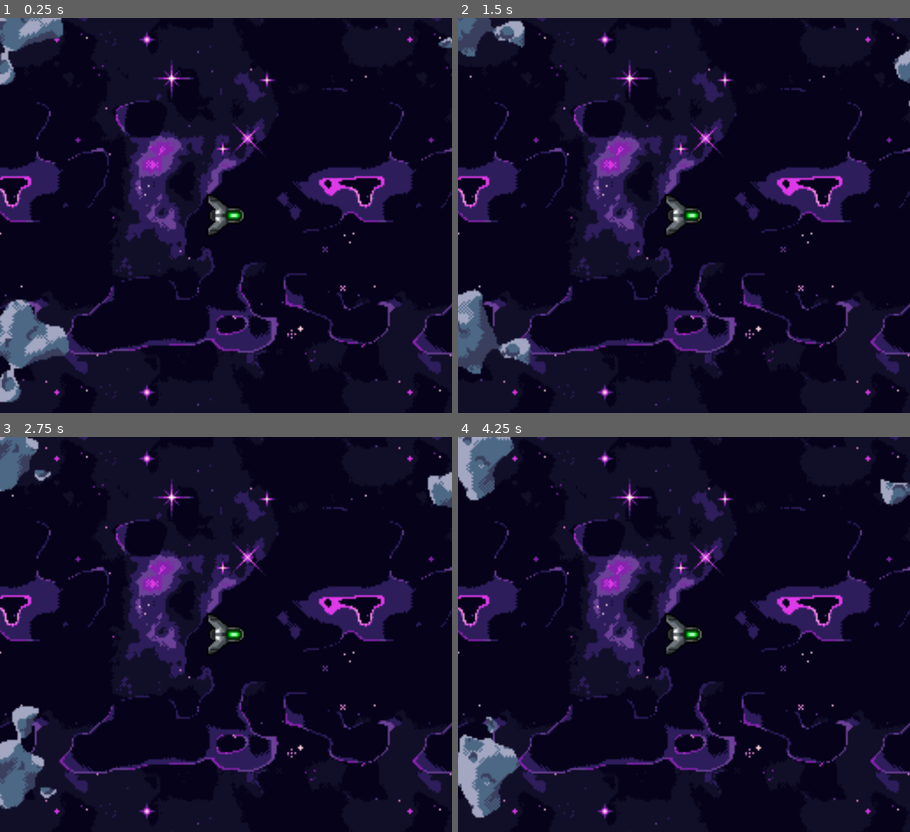
Above: before the commit, frames 1-4 (two rows, left to right).
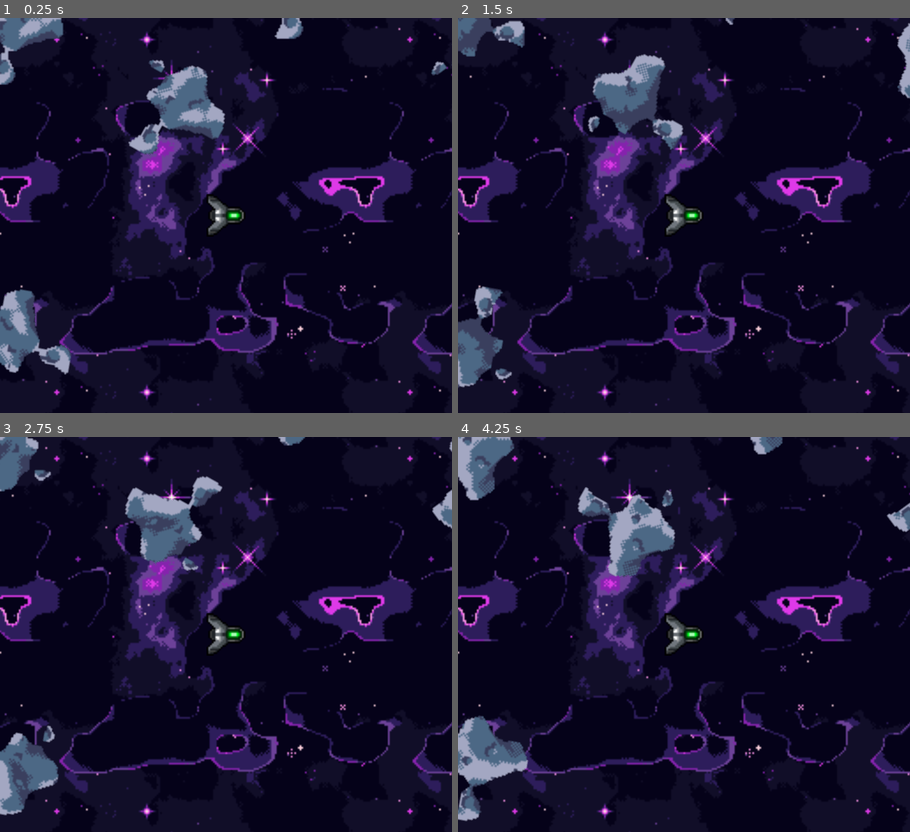
Above: after the commit, the same moments.

Repository: sirbrillig/take-the-sky-godot
Game: Godot game, scene res://scenes/space.tscn
The game is run twice, just before and just after one commit, with the same random seed, the same clock (stepped at 60 frames per second) and the same inputs.
Inputs:
- Up to frame 1 (0.25 s): no input
- Up to frame 2 (1.5 s): no input
- Up to frame 3 (2.75 s): no input
- Up to frame 4 (4.25 s): no input

The runs differ from the first frame. In frame 1, 5.0% of the frame differs, in the area x 0-100%, y 0-98%; in frame 2, 4.7%; in frame 3, 4.9%; in frame 4, 5.5%.

Commit message:
Stop when hitting asteroids (and add more asteroids)

Diff:
--- a/scenes/player_ship.tscn
+++ b/scenes/player_ship.tscn
@@ -5,9 +5,9 @@
 [sub_resource type="GDScript" id="GDScript_0a6g6"]
 script/source = "extends CharacterBody2D
 
-@export var acceleration_rate: float = 10
+@export var acceleration_rate: float = 5
 @export var max_velocity: float = 60
-@export var rotation_rate: float = 0.1
+@export var rotation_rate: float = 0.06
 
 enum RotationDirection {CLOCKWISE, COUNTERCLOCKWISE}
 
@@ -20,7 +20,9 @@
 	if Input.is_action_pressed(\"ui_up\"):
 		velocity = adjust_speed_for_rotation()
 
-	move_and_slide()
+	var collision = move_and_collide(velocity * delta)
+	if collision:
+		velocity = Vector2(0,0)
 
 func adjust_speed_for_rotation():
 	return Vector2(
@@ -40,6 +42,7 @@
 
 [node name="PlayerShip" type="CharacterBody2D"]
 position = Vector2(8, -8)
+motion_mode = 1
 script = SubResource("GDScript_0a6g6")
 metadata/_edit_group_ = true
 
@@ -54,3 +57,6 @@
 [node name="CollisionShape2D" type="CollisionShape2D" parent="."]
 position = Vector2(1.5, -0.0228748)
 shape = SubResource("RectangleShape2D_q0ngl")
+
+[node name="RayCast2D" type="RayCast2D" parent="."]
+target_position = Vector2(40, 0)
--- a/scenes/space.tscn
+++ b/scenes/space.tscn
@@ -28,37 +28,117 @@
 
 [node name="PlayerShip" parent="." instance=ExtResource("2_6mlfo")]
 position = Vector2(123.295, 107.231)
+wall_min_slide_angle = 2.33525
 
-[node name="Asteroid" parent="." instance=ExtResource("3_tsrvc")]
+[node name="WorldBoundary" type="StaticBody2D" parent="."]
 
-[node name="Asteroid2" parent="." instance=ExtResource("3_tsrvc")]
-position = Vector2(267.679, 24.1942)
-
-[node name="Asteroid3" parent="." instance=ExtResource("3_tsrvc")]
-position = Vector2(329.228, 165.789)
-
-[node name="Asteroid4" parent="." instance=ExtResource("3_tsrvc")]
-position = Vector2(224.685, 253.171)
-
-[node name="Asteroid5" parent="." instance=ExtResource("3_tsrvc")]
-position = Vector2(3.22725, 179.978)
-
-[node name="StaticBody2D" type="StaticBody2D" parent="."]
-
-[node name="CollisionShape2D" type="CollisionShape2D" parent="StaticBody2D"]
-position = Vector2(111, 597)
+[node name="CollisionShape2D" type="CollisionShape2D" parent="WorldBoundary"]
+position = Vector2(113, 588)
 shape = SubResource("WorldBoundaryShape2D_u55q4")
 
-[node name="CollisionShape2D2" type="CollisionShape2D" parent="StaticBody2D"]
+[node name="CollisionShape2D2" type="CollisionShape2D" parent="WorldBoundary"]
 position = Vector2(121, -366)
 rotation = 3.13064
 shape = SubResource("WorldBoundaryShape2D_u55q4")
 
-[node name="CollisionShape2D3" type="CollisionShape2D" parent="StaticBody2D"]
-position = Vector2(-501, 31)
+[node name="CollisionShape2D3" type="CollisionShape2D" parent="WorldBoundary"]
+position = Vector2(-406, 44)
 shape = SubResource("WorldBoundaryShape2D_kdnna")
 
-[node name="CollisionShape2D4" type="CollisionShape2D" parent="StaticBody2D"]
-position = Vector2(713, 166)
+[node name="CollisionShape2D4" type="CollisionShape2D" parent="WorldBoundary"]
+position = Vector2(643, 166)
 rotation = -1.57079
 shape = SubResource("WorldBoundaryShape2D_df7ng")
+
+[node name="Asteroids" type="CanvasGroup" parent="."]
+
+[node name="Asteroid" parent="Asteroids" instance=ExtResource("3_tsrvc")]
+
+[node name="Asteroid2" parent="Asteroids" instance=ExtResource("3_tsrvc")]
+position = Vector2(267.679, 24.1942)
+rotation = -0.6353
+
+[node name="Asteroid21" parent="Asteroids" instance=ExtResource("3_tsrvc")]
+position = Vector2(513, 94)
+rotation = 2.2218
+
+[node name="Asteroid22" parent="Asteroids" instance=ExtResource("3_tsrvc")]
+position = Vector2(544, -96)
+
+[node name="Asteroid3" parent="Asteroids" instance=ExtResource("3_tsrvc")]
+position = Vector2(329.228, 165.789)
+
+[node name="Asteroid23" parent="Asteroids" instance=ExtResource("3_tsrvc")]
+position = Vector2(448, 187)
+rotation = 0.445059
+
+[node name="Asteroid4" parent="Asteroids" instance=ExtResource("3_tsrvc")]
+position = Vector2(224.685, 253.171)
+rotation = -1.26885
+
+[node name="Asteroid14" parent="Asteroids" instance=ExtResource("3_tsrvc")]
+position = Vector2(347, 373)
+rotation = 2.2218
+
+[node name="Asteroid24" parent="Asteroids" instance=ExtResource("3_tsrvc")]
+position = Vector2(468, 346)
+rotation = 1.71391
+
+[node name="Asteroid15" parent="Asteroids" instance=ExtResource("3_tsrvc")]
+position = Vector2(72, 487)
+rotation = -0.570723
+
+[node name="Asteroid16" parent="Asteroids" instance=ExtResource("3_tsrvc")]
+position = Vector2(313, 537)
+rotation = 1.39626
+
+[node name="Asteroid5" parent="Asteroids" instance=ExtResource("3_tsrvc")]
+position = Vector2(3.22725, 179.978)
+rotation = -1.39626
+
+[node name="Asteroid25" parent="Asteroids" instance=ExtResource("3_tsrvc")]
+position = Vector2(94, 44)
+rotation = 0.507891
+
+[node name="Asteroid6" parent="Asteroids" instance=ExtResource("3_tsrvc")]
+position = Vector2(-88, 130)
+rotation = -2.60229
+
+[node name="Asteroid7" parent="Asteroids" instance=ExtResource("3_tsrvc")]
+position = Vector2(-173, 38)
+rotation = 2.47488
+
+[node name="Asteroid20" parent="Asteroids" instance=ExtResource("3_tsrvc")]
+position = Vector2(-320, 94)
+
+[node name="Asteroid19" parent="Asteroids" instance=ExtResource("3_tsrvc")]
+position = Vector2(-254, -136)
+rotation = -0.261799
+
+[node name="Asteroid8" parent="Asteroids" instance=ExtResource("3_tsrvc")]
+position = Vector2(-184, 263)
+rotation = 1.4591
+
+[node name="Asteroid17" parent="Asteroids" instance=ExtResource("3_tsrvc")]
+position = Vector2(-215, 388)
+rotation = 0.445059
+
+[node name="Asteroid18" parent="Asteroids" instance=ExtResource("3_tsrvc")]
+position = Vector2(11, 323)
+
+[node name="Asteroid9" parent="Asteroids" instance=ExtResource("3_tsrvc")]
+position = Vector2(163, -26)
+
+[node name="Asteroid10" parent="Asteroids" instance=ExtResource("3_tsrvc")]
+position = Vector2(44, -117)
+rotation = 0.570723
+
+[node name="Asteroid11" parent="Asteroids" instance=ExtResource("3_tsrvc")]
+position = Vector2(263, -117)
+rotation = 3.23759
+
+[node name="Asteroid12" parent="Asteroids" instance=ExtResource("3_tsrvc")]
+position = Vector2(213, -225)
+
+[node name="Asteroid13" parent="Asteroids" instance=ExtResource("3_tsrvc")]
+position = Vector2(-68, -253)
Binary file removed: images/Nebula Blue.png
Not shown, removed: images/Nebula Blue.png.import
